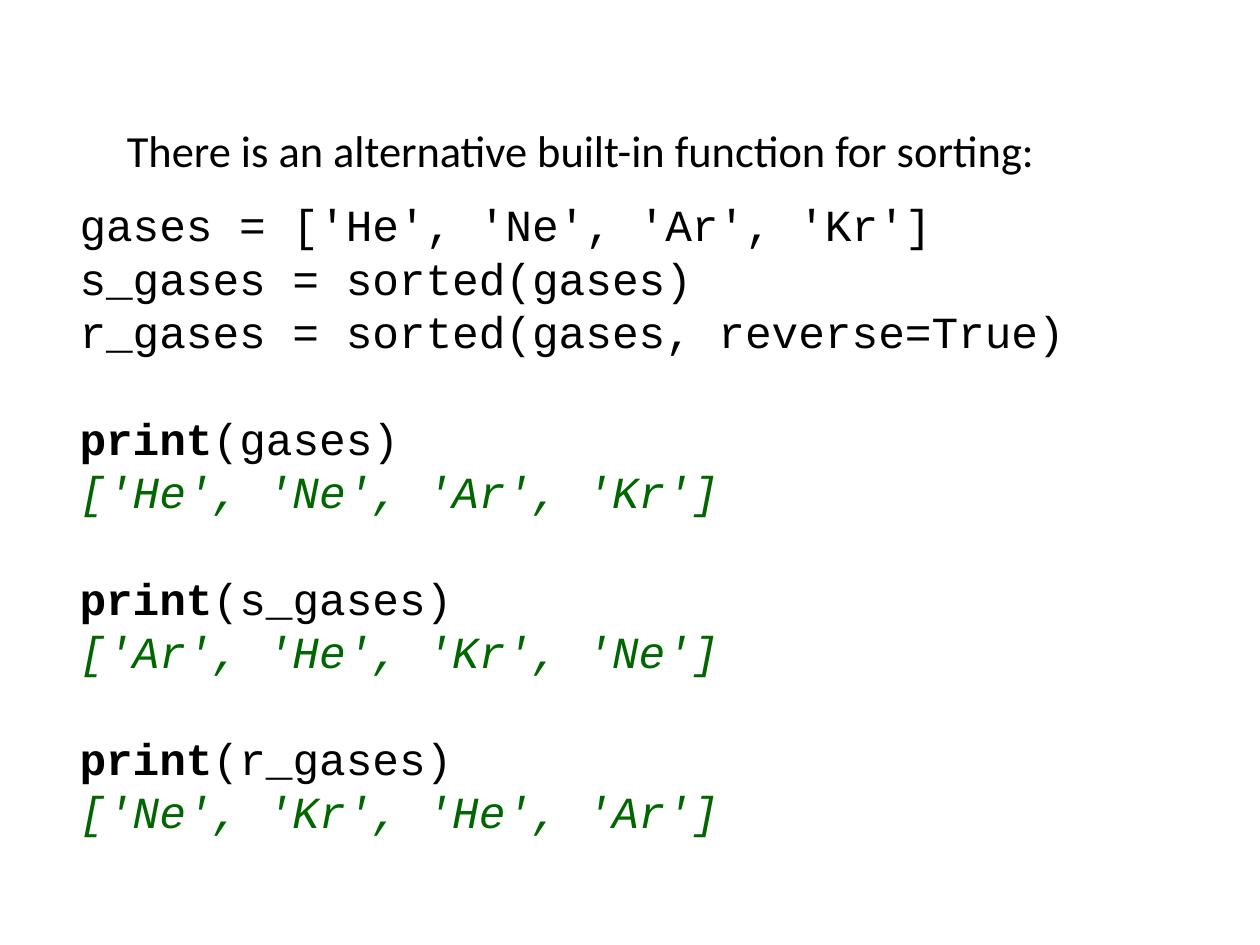
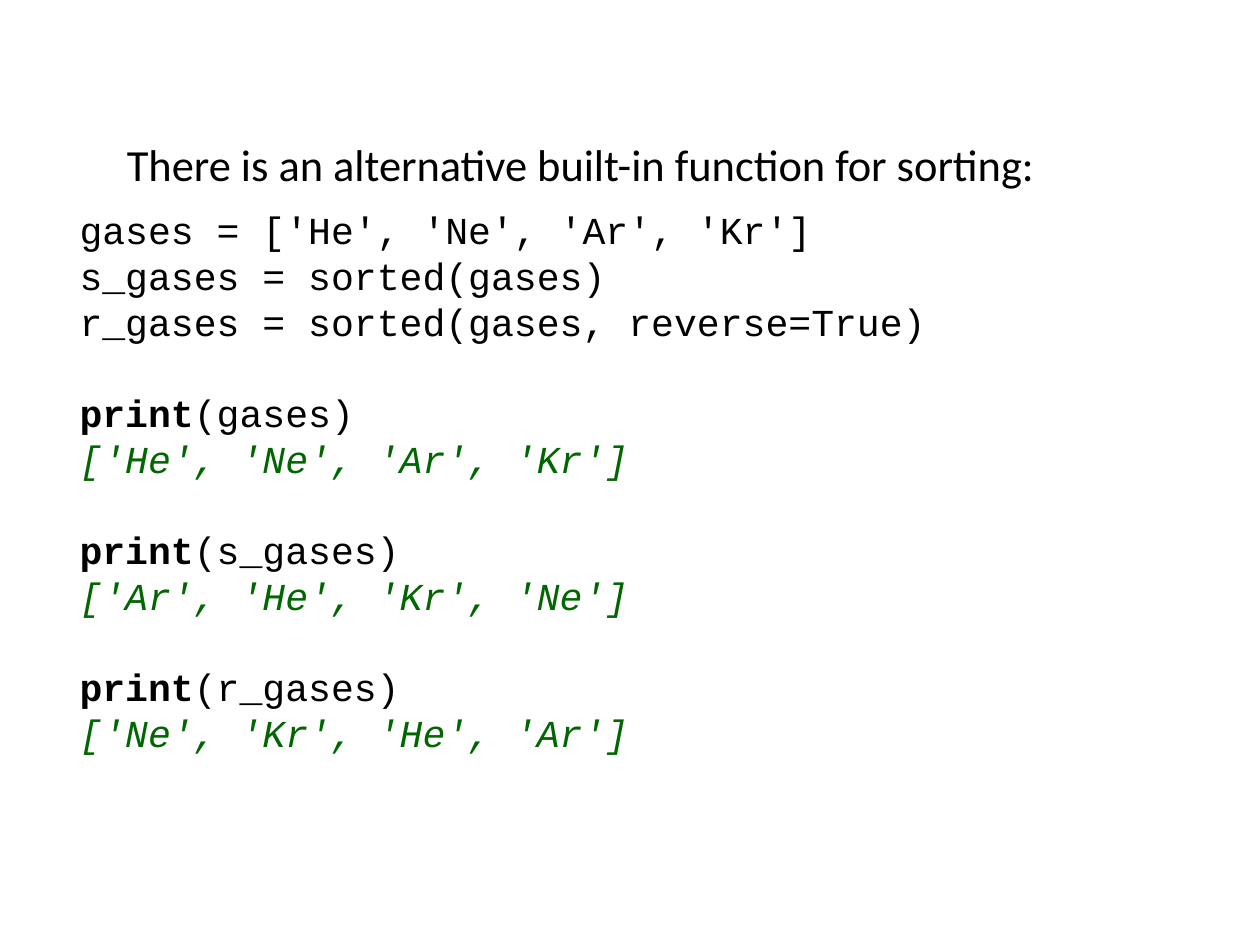
Before and after one commit to ncasuk/ncas-isc, a slide deck: slide 80 of python/presentations/learning_python/04_lists__slice__list_comp.pptx. Drawn at 1260x945 pixels with LibreOffice and Linux fonts; fonts in the diff are those of the drawing; background and template pictures are left out. Boxes give left, top, right and bottom in pixels: in the first picture for what was removed or moved away, otherwise in the second. Text is boxed around its words. In the diff, an @@ line names an element or a change of style, - is before the commit and + after.

```diff
--- a/python/presentations/learning_python/04_lists__slice__list_comp.pptx
+++ b/python/presentations/learning_python/04_lists__slice__list_comp.pptx
@@ text "There is an alternative built-in ...": place and size @@
-text "There is an alternative built-in ..." at [127,136,1034,175]
+text "There is an alternative built-in ..." at [127,150,1034,189]
@@ text "gases = ['He', 'Ne', 'Ar', ...": place and size @@
-text "gases = ['He', 'Ne', 'Ar', ..." at [80,210,1064,838]
+text "gases = ['He', 'Ne', 'Ar', ..." at [80,217,925,755]
@@ text "gases = ['He', 'Ne', 'Ar', ..." at [80,217,925,755]: size 28 to 24 pt @@
```
Also in this commit, not shown: 4 other slides changed, 5 slides removed, 15 other files.
